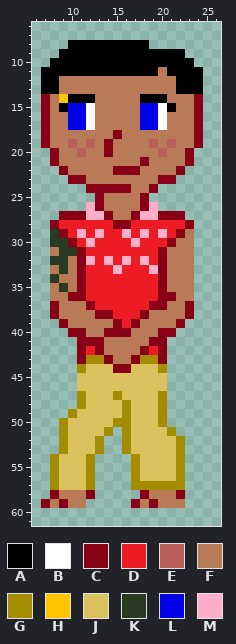
Pixel-art sprite -- img/delmar-walking-left-1.png. The first picture shows the starting point.
The file is 32x64 pixels. Shown: x 6..26, y 6..61.
Palette (. is transparent): A #000000  B #ffffff  C #880015  D #ed1c24  E #b95f57  F #b97a57  G #a38c00  H #ffc600  J #dbc25e  K #283a22  L #0002e8  M #ffaec9
Pixels before, first column x 7:
 8 ...AAAAAAAAA......
 9 ..AAAAAAAAAAAAAA..
10 .AAAAAAAAAAAAAAAA.
11 AAAAAAAAAAAAAFAAAA
12 AAFFFFFFFFFFFFFAAA
13 AAFFFFFFFFFFFFFAAA
14 CFHAAAFFFFFAAAFFFC
15 CFALLBFFFFFLLBAFFC
16 CFFLLBFFFFFLLBFFFC
17 CFFLLBFFFFFLLBFFFC
18 CFFFFFFFCFFFFFFFFC
19 CFFEFEFCFFFFEFEFFC
20 .CFFEFFCFFFFFEFFC.
21 .CFFFFFFFFFCFFFFC.
22 ..CFFFFFCCCFFFFC..
23 ...CCFFFFFFFFCC...
24 .....CCCCCFFC.....
25 ......CFFFFC......
26 .....MCFFFFCM.....
27 ..CCCMMCFFCMMCCC..
28 .CDDDDDDCCDDDDDDC.
29 .KCDMDMDDMDMDMDCF.
30 .KKCDMDDDDMDDDCFF.
31 .FKKCDDDDDDDDCFFF.
32 .KKFCMDMDMDMDCFFF.
33 .FKFCDDDMDDDMCFFF.
34 .KFFCDDDDDDDDCFFF.
35 .FKFCDDDDDDDDCFFF.
36 .FFCCDDDDDDDDCCFF.
37 .CFFFCDDDDDDCCFFC.
38 .CFFFFCCDDDCFFFFC.
39 ..CFFFFFCDCFFFFC..
40 ...CCFFCCCFFFCC...
41 ....CCCFFFFFCC....
42 ....CDCFFFFCDC....
43 ....CGGCFFCGGC....
44 ....GJJJCCJJJG....
45 ....JJJJJJJJJJ....
46 ....JJJJJJJJJJ....
47 ....GJJJGJJJJG....
48 ....GJJJJGJJJG....
49 ...GJJJJJGJJJG....
50 ..GJJJJJGGJJJG....
51 ..GJJJJG.GJJJJG...
52 ..GJJJG..GJJJJJG..
53 ..GJJJG..GJJJJJG..
54 .GJJJG....GJJJJG..
55 .GJJJG....GJJJJG..
56 .GJJJG....GJJJJG..
57 .GJJJG....GGGGGG..
58 .CFFFC.....CFFFC..
59 CFCFF.....CFCFFF..
The same view after the edit:
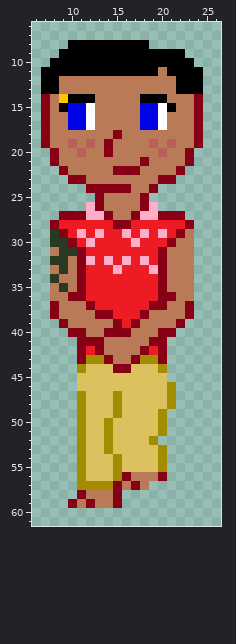
Commit: Added walking animation, changed socket broadcasts for display image
The edit:
Changed rows in their new state; - is an unchanged pixel.
first column x 7:
46 --------------G-
47 -------------JG-
48 --------GJ---JG-
49 ---.G---GJ------
50 --..G--GJJ------
51 --..G---JJ---G.-
52 --..G-JGJJ--G...
53 --..G-JGJJ---G..
54 -...GJJJGJJ--G..
55 -...GJJJGJJ--G..
56 -...GJJJGCFFFC..
57 -...G-GGCFCF....
58 -...CFFFC--.....
59 ...C-CFFC-......
Changed places in both pictures, as pixel boxes (x1, y1, x2, y2):
changed: (41, 382, 185, 508)
